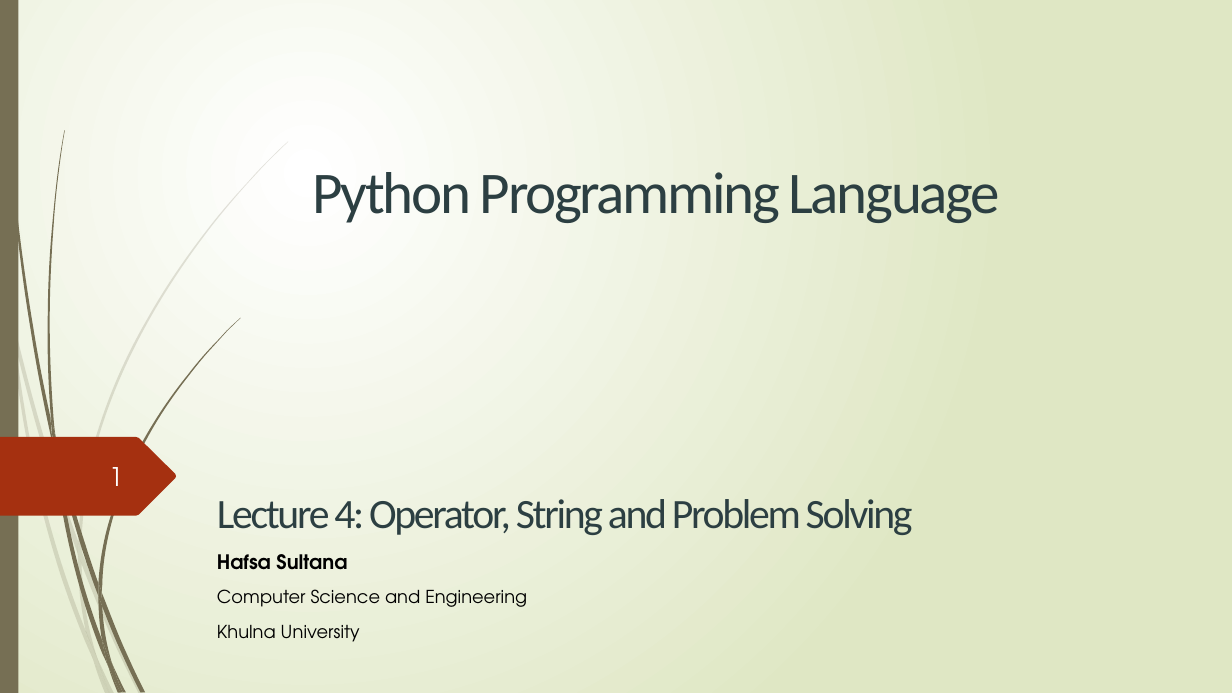
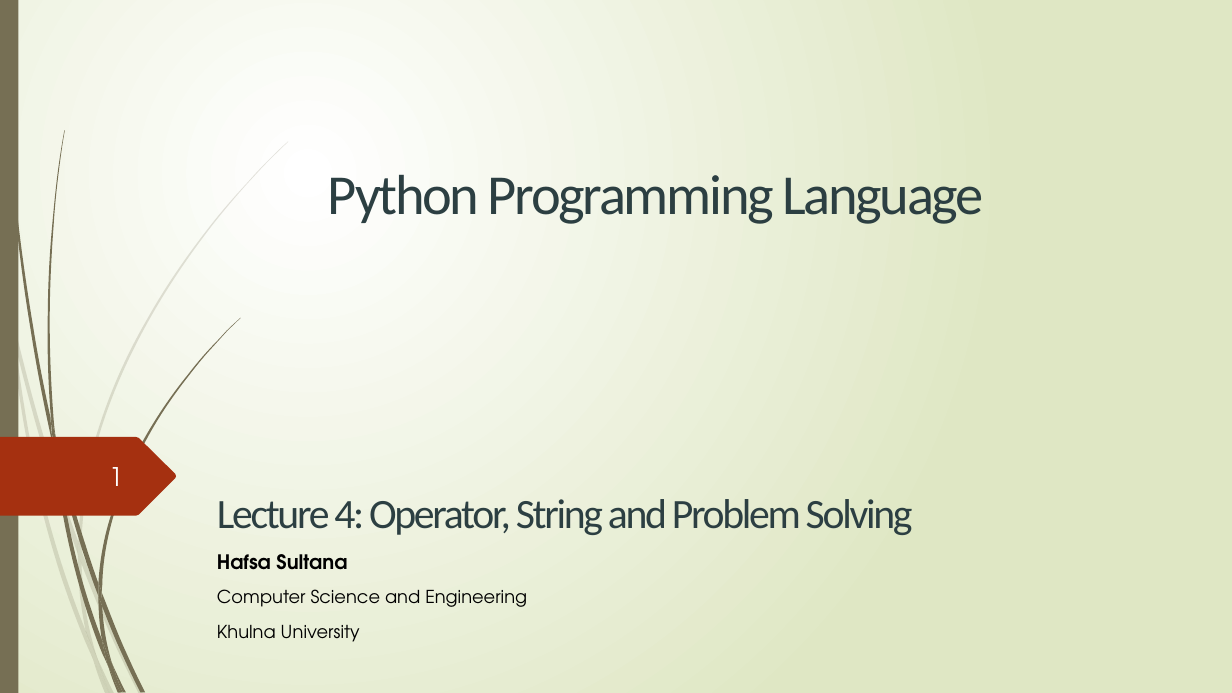
Before and after one commit to HafsaSultana/Python-Programming-Course-of-Bangladesh-Computer-Council, a slide deck: slide 1 of Lecture4_Operator_String .pptx. Drawn at 1232x693 pixels with LibreOffice and Linux fonts; fonts in the diff are those of the drawing. Boxes give left, top, right and bottom in pixels: in the first picture for what was removed or moved away, otherwise in the second. Text is boxed around its words. In the diff, an @@ line names an element or a change of style, - is before the commit and + after.

```diff
--- a/Lecture4_Operator_String .pptx
+++ b/Lecture4_Operator_String .pptx
@@ title "Python Programming Language" at bbox=[328, 175, 984, 224]: size 46 to 44 pt @@
```
Also in this commit, not shown: 2 other files.
